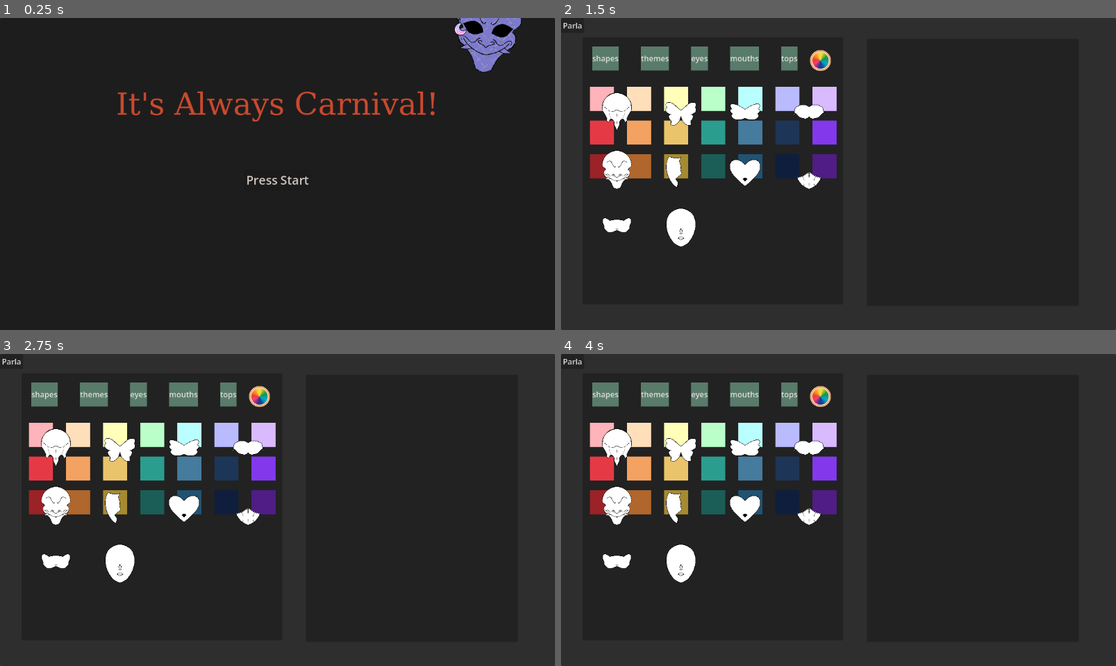
Above: before the commit, frames 1-4 (two rows, left to right).
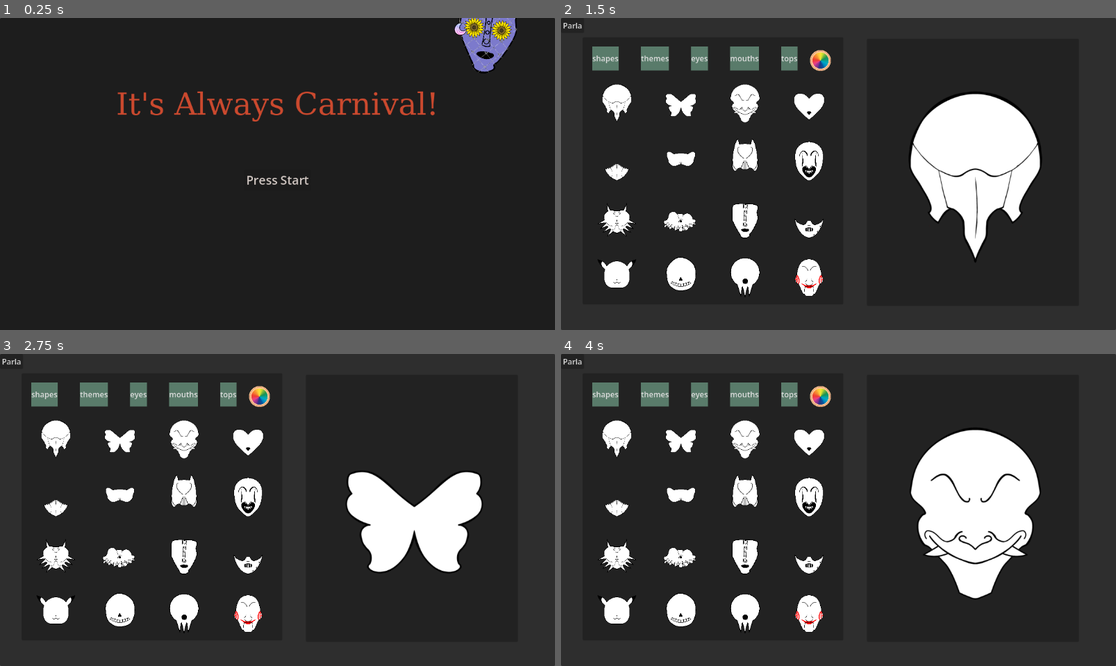
Above: after the commit, the same moments.

Repository: antvonio/globalGameJam2026
Game: Godot game, scene res://scenes/main_menu.tscn
Same seed, same stepped clock (60 frames per second), same inputs: the game is played once before the commit and once after it. This scene is started directly instead of the project's main scene.
Inputs (mouse positions are in pixels of both pictures, inside the frame that each line leads up to; where the layout moved, square brackets give the same spot in the first picture):
- Up to frame 1 (0.25 s): no input
- Up to frame 2 (1.5 s): click "Press Start" at 0.5 s; click (616, 102) [616, 111] at 1.25 s
- Up to frame 3 (2.75 s): click (122, 447) at 2.02 s
- Up to frame 4 (4 s): click (683, 438) at 2.77 s; click (744, 447) at 3.52 s

The runs differ from the first frame. In frame 1, 0.7% of the frame differs, in the area x 82-94%, y 0-18%; in frame 2, 19%; in frame 3, 17%; in frame 4, 20%, in the area x 5-87%, y 21-90%.

Commit message:
Aggiunte ultimi pezzi di maschera

Diff:
--- a/scenes/ItemDB.gd
+++ b/scenes/ItemDB.gd
@@ -6,32 +6,17 @@
 	{
 		"name": "Triple Spike",
 		"icon": preload("res://icons/shapes/triple_spiked.png"),
-		"cost": 5,
+		"cost": 15,
 	},
 	{
 		"name": "Butterfly",
 		"icon": preload("res://icons/shapes/butterfly.png"),
-		"cost": 5,
-	},
-	{
-		"name": "Carnival",
-		"icon": preload("res://icons/shapes/carnival.png"),
-		"cost": 5,
-	},
-	{
-		"name": "Classic",
-		"icon": preload("res://icons/shapes/classic.png"),
-		"cost": 5,
+		"cost": 10,
 	},
 	{
 		"name": "Demon",
 		"icon": preload("res://icons/shapes/demon.png"),
-		"cost": 5,
-	},
-	{
-		"name": "Half face",
-		"icon": preload("res://icons/shapes/half_face.png"),
-		"cost": 5,
+		"cost": 20,
 	},
 	{
 		"name": "Heart",
@@ -41,18 +26,63 @@
 	{
 		"name": "Mouth",
 		"icon": preload("res://icons/shapes/mouth.png"),
-		"cost": 5,
+		"cost": 10,
 	},
 	{
 		"name": "Squirrel",
 		"icon": preload("res://icons/shapes/squirrel.png"),
-		"cost": 5,
-	},
-	{
-		"name": "Woman",
-		"icon": preload("res://icons/shapes/woman.png"),
-		"cost": 5,
-	},
+		"cost": 15,
+	},
+	{
+		"name": "Cat",
+		"icon": preload("res://icons/shapes/cat.png"),
+		"cost": 20,
+	},
+	{
+		"name": "Clown",
+		"icon": preload("res://icons/shapes/clown.png"),
+		"cost": 30,
+	},
+	{
+		"name": "Forest",
+		"icon": preload("res://icons/shapes/forest.png"),
+		"cost": 35,
+	},
+	{
+		"name": "Hero",
+		"icon": preload("res://icons/shapes/hero.png"),
+		"cost": 15,
+	},
+	{
+		"name": "Jim",
+		"icon": preload("res://icons/shapes/jim.png"),
+		"cost": 10,
+	},
+	{
+		"name": "Killer",
+		"icon": preload("res://icons/shapes/killer.png"),
+		"cost": 5,
+	},
+	{
+		"name": "Rat",
+		"icon": preload("res://icons/shapes/rat.png"),
+		"cost": 15,
+	},
+	{
+		"name": "Sans",
+		"icon": preload("res://icons/shapes/sans.png"),
+		"cost": 5,
+	},
+	{
+		"name": "Soul",
+		"icon": preload("res://icons/shapes/soul.png"),
+		"cost": 25,
+	},
+	{
+		"name": "Enigmatic",
+		"icon": preload("res://icons/shapes/enigm.png"),
+		"cost": 5,
+	}
 ]
 
 const EYES = [
@@ -105,6 +135,26 @@
 		"name": "Void Eyes",
 		"icon": preload("res://icons/eyes/void_eyes.png"),
 		"cost": 5,
+	},
+	{
+		"name": "Classic Eyes",
+		"icon": preload("res://icons/eyes/classic_eyes.png"),
+		"cost": 5,
+	},
+	{
+		"name": "Moon Eyes",
+		"icon": preload("res://icons/eyes/moon_eyes.png"),
+		"cost": 5,
+	},
+	{
+		"name": "One Eye",
+		"icon": preload("res://icons/eyes/one_eye.png"),
+		"cost": 5,
+	},
+	{
+		"name": "Robot Eyes",
+		"icon": preload("res://icons/eyes/robot_eyes.png"),
+		"cost": 5,
 	}
 ]
 
--- a/scenes/project.tscn
+++ b/scenes/project.tscn
@@ -10,7 +10,6 @@
 [ext_resource type="Script" path="res://scenes/section_color.gd" id="5_djuk3"]
 [ext_resource type="Script" uid="uid://cbj1jllypqw2j" path="res://scenes/ItemDB.gd" id="6_uthkf"]
 [ext_resource type="PackedScene" uid="uid://jdtykg5h4bro" path="res://scenes/DialogueBox.tscn" id="10_hyn5d"]
-[ext_resource type="Script" path="res://scenes/talk_button.gd" id="11_dsnwd"]
 [ext_resource type="Script" uid="uid://ccd3nenpxsiyx" path="res://scripts/npc.gd" id="12_sa0gx"]
 
 [sub_resource type="Theme" id="Theme_2hkg8"]
@@ -228,6 +227,7 @@
 columns = 4
 
 [node name="ColorContent" type="GridContainer" parent="MaskPieces" unique_id=1458212082]
+visible = false
 layout_mode = 1
 anchors_preset = 8
 anchor_left = 0.5
@@ -398,6 +398,10 @@
 stretch_mode = 5
 script = ExtResource("5_djuk3")
 
+[node name="NPC" type="Node2D" parent="MaskPieces" unique_id=786657073]
+position = Vector2(-45, -40)
+script = ExtResource("12_sa0gx")
+
 [node name="InventoryManager" type="Node2D" parent="." unique_id=1683765417]
 script = ExtResource("3_r1lkl")
 
@@ -415,8 +419,3 @@
 offset_right = 8.0
 offset_bottom = 8.0
 text = "Parla"
-script = ExtResource("11_dsnwd")
-npc_path = NodePath("../NPC")
-
-[node name="NPC" type="Node2D" parent="." unique_id=786657073]
-script = ExtResource("12_sa0gx")
Binary file added: icons/eyes/classic_eyes.png
Not shown, added: icons/eyes/classic_eyes.png.import
Binary file added: icons/eyes/moon_eyes.png
Not shown, added: icons/eyes/moon_eyes.png.import
Binary file added: icons/eyes/one_eye.png
Not shown, added: icons/eyes/one_eye.png.import
Binary file added: icons/eyes/robot_eyes.png
Not shown, added: icons/eyes/robot_eyes.png.import
Binary file added: icons/shapes/cat.png
Not shown, added: icons/shapes/cat.png.import
Binary file added: icons/shapes/clown.png
Not shown, added: icons/shapes/clown.png.import
(and 16 more such lines)
